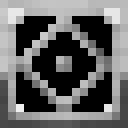
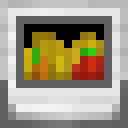
The second 128 x 128 image is a revision of the first. Changes to its layers:
added group "Breeder" with 2 layers above "Chronotyper" over box(0, 16, 128, 128)
added layer "Ebene 9" in group "Breeder" over box(24, 32, 104, 80)
added layer "Ebene 1 Kopie 2" in group "Breeder" over box(0, 16, 128, 128)
hid group "Chronotyper" (1 layers) over box(0, 8, 128, 128)
